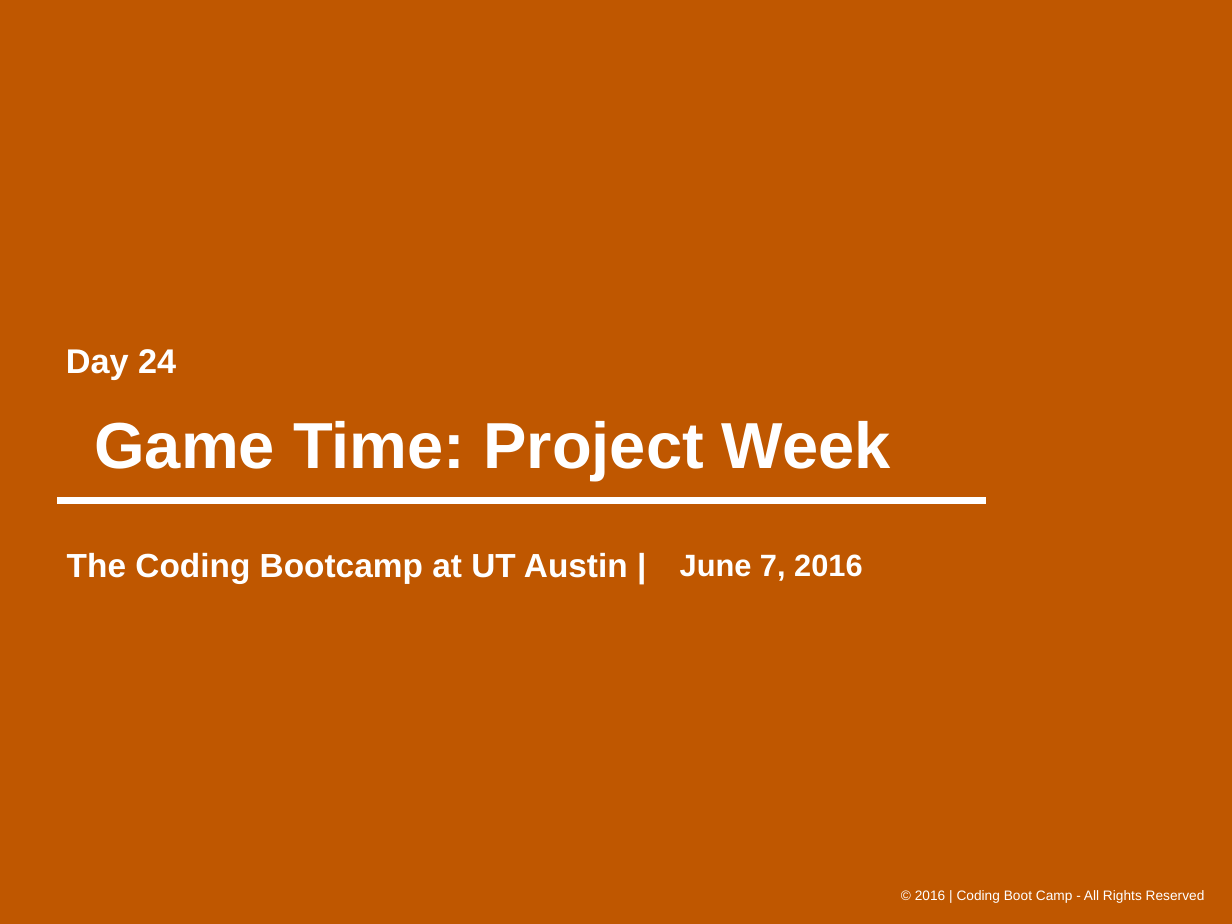
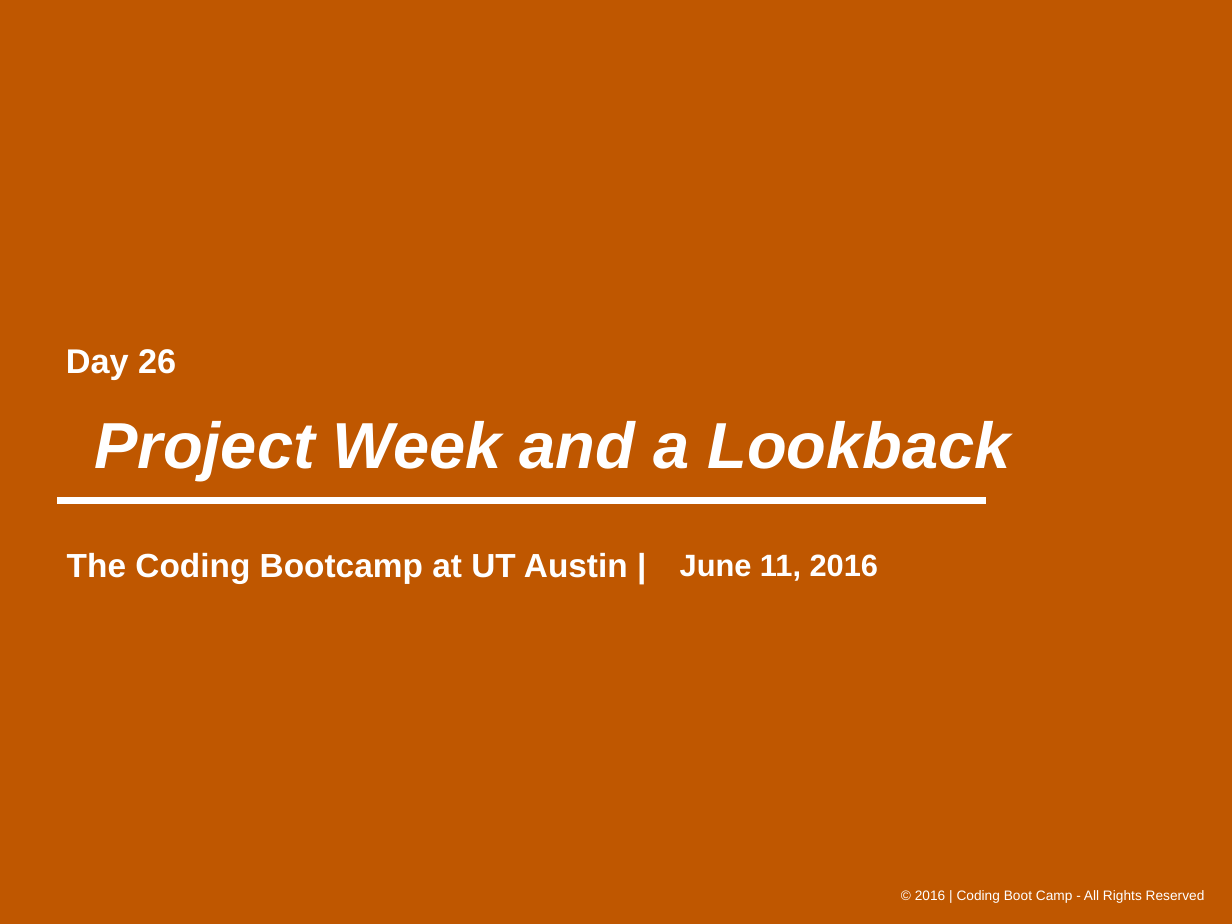
Before and after one commit to threecs/camp, a slide deck: slide 1 of 0419-tth-class-content/08-api-project/8.1/UT-API_Project_Week_1.pptx. Drawn at 1232x924 pixels with LibreOffice and Linux fonts; fonts in the diff are those of the drawing; background and template pictures are left out. Boxes give left, top, right and bottom in pixels: in the first picture for what was removed or moved away, otherwise in the second. Text is boxed around its words. In the diff, an @@ line names an element or a change of style, - is before the commit and + after.

```diff
--- a/0419-tth-class-content/08-api-project/8.1/UT-API_Project_Week_1.pptx
+++ b/0419-tth-class-content/08-api-project/8.1/UT-API_Project_Week_1.pptx
@@ text at (x1=66, y1=349, x2=176, y2=379): text changed @@
-Day 24
+Day 26
@@ title at (x1=94, y1=421, x2=1011, y2=481): text changed; italic on @@
-Game Time: Project Week
+Project Week and a Lookback
@@ text at (x1=680, y1=554, x2=878, y2=581): text changed @@
-June 7, 2016
+June 11, 2016
```
Also in this commit, not shown: 9 slides added, 4 slides removed, 21 other files.
